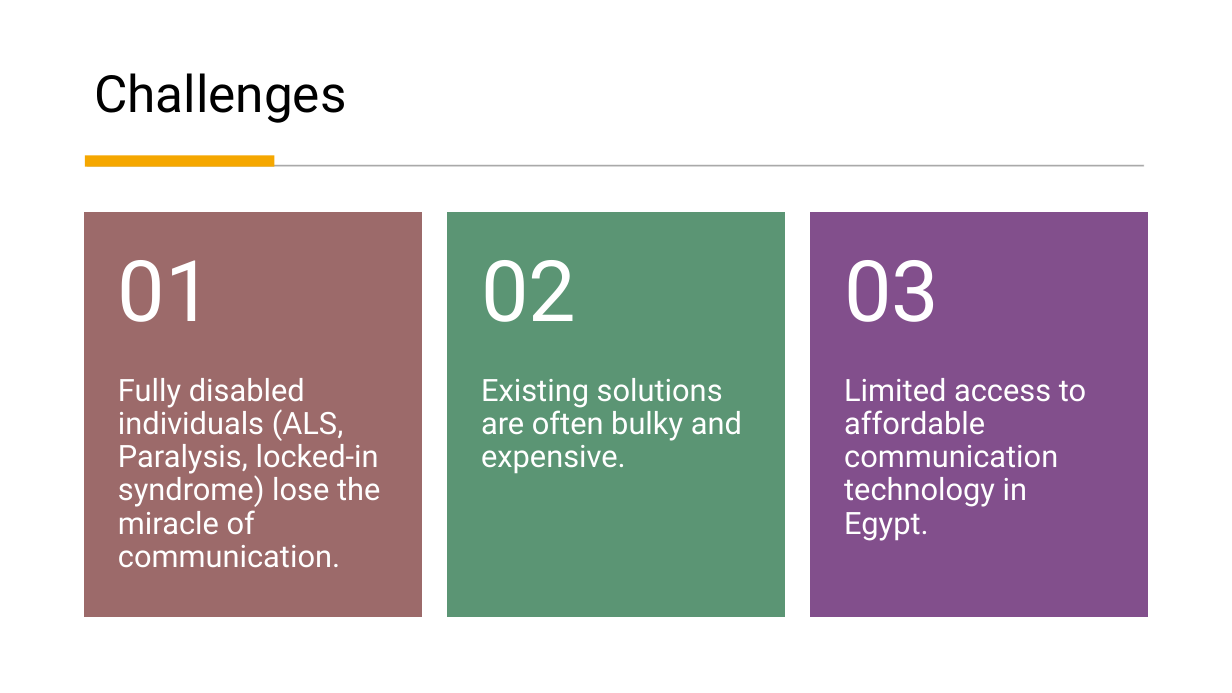
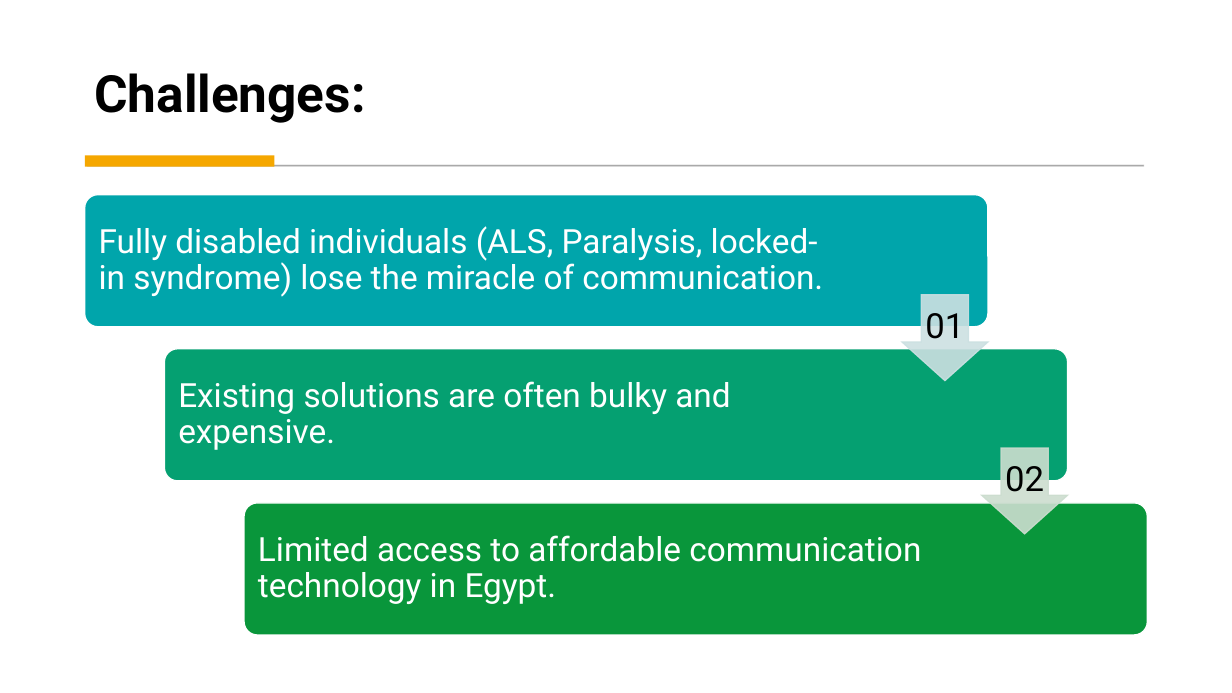
Before and after one commit to BaselMohamed802/EyeTalk, a slide deck: slide 2 of Documentation/Eyetalk Presentation 10-29-2025.pptx. Drawn at 1232x693 pixels with LibreOffice and Linux fonts; fonts in the diff are those of the drawing. Boxes give left, top, right and bottom in pixels: in the first picture for what was removed or moved away, otherwise in the second. Text is boxed around its words. In the diff, an @@ line names an element or a change of style, - is before the commit and + after.

```diff
--- a/Documentation/Eyetalk Presentation 10-29-2025.pptx
+++ b/Documentation/Eyetalk Presentation 10-29-2025.pptx
@@ title at (94, 73, 365, 123): text changed; bold on @@
-Challenges
+Challenges:
@@ size 24 to 26 pt; vertical alignment top to middle in 3 elements at (178, 381, 730, 450), (258, 535, 921, 604), (99, 226, 823, 297) @@
@@ text "Fully disabled individuals (ALS, Paralysis, ...": place and size @@
-text "Fully disabled individuals (ALS, Paralysis, ..." at (118, 378, 380, 567)
+text "Fully disabled individuals (ALS, Paralysis, ..." at (99, 226, 823, 297)
@@ group removed at (85, 213, 1148, 617): 3 rectangles, 1 text @@
-03
@@ text "01": place and size @@
-text "01" at (118, 260, 213, 322)
+text "01" at (925, 313, 964, 339)
@@ text "01" at (925, 313, 964, 339): size 66 to 27 pt, text colour #FFFFFF to #000000; alignment left to centre; less space between paragraphs @@
@@ text "Existing solutions are often bulky ...": place and size @@
-text "Existing solutions are often bulky ..." at (481, 378, 742, 474)
+text "Existing solutions are often bulky ..." at (178, 381, 730, 450)
@@ group added at (85, 195, 1148, 635): 3 rounded rectangles, 2 down arrows @@
@@ text "02" at (1005, 466, 1044, 492): size 66 to 27 pt, text colour #FFFFFF to #000000; alignment left to centre; less space between paragraphs @@
@@ text "02": place and size @@
-text "02" at (481, 260, 576, 322)
+text "02" at (1005, 466, 1044, 492)
@@ text "Limited access to affordable communication ...": place and size @@
-text "Limited access to affordable communication ..." at (844, 378, 1086, 541)
+text "Limited access to affordable communication ..." at (258, 535, 921, 604)
```
Also in this commit, not shown: 5 other slides changed, 4 slides added, 4 slides removed.
